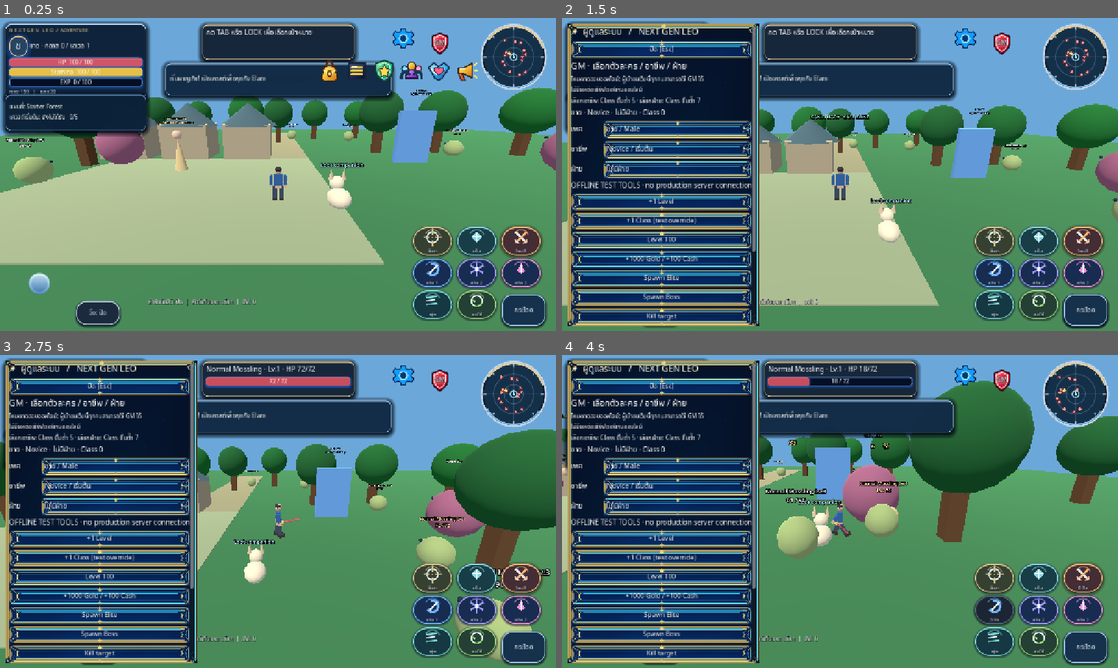
Above: before the commit, frames 1-4 (two rows, left to right).
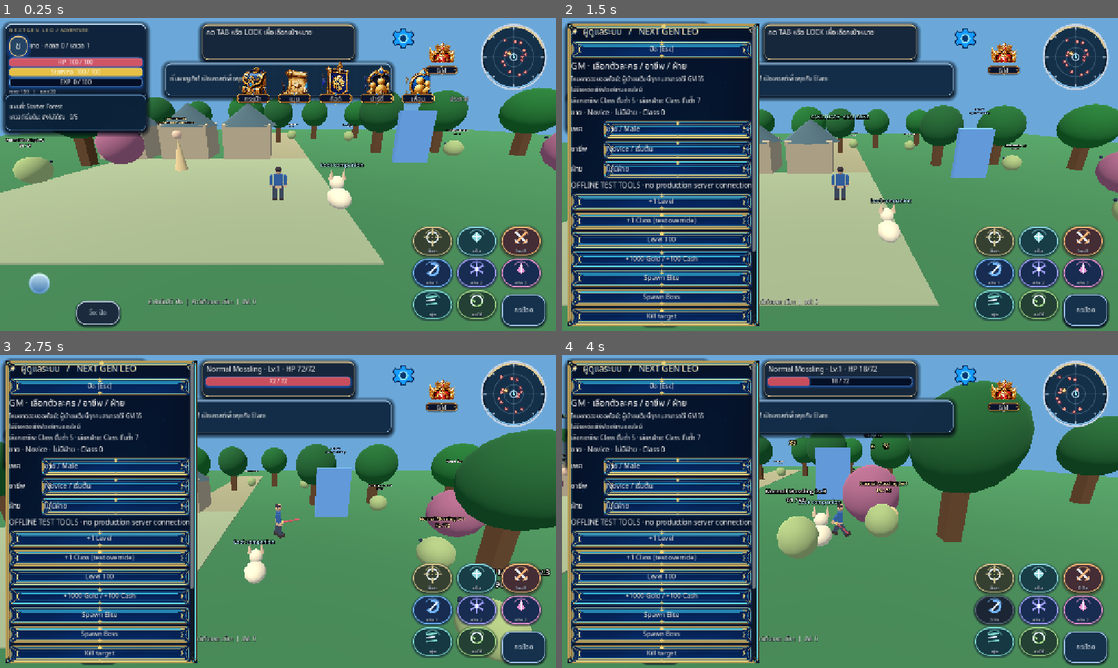
Above: after the commit, the same moments.

Repository: redfullmoon209-debug/NexTgenLeo
Game: Godot game, scene res://scenes/main.tscn
Same seed, same stepped clock (60 frames per second), same inputs: the game is played once before the commit and once after it.
Inputs (mouse positions are in pixels of both pictures, inside the frame that each line leads up to):
- Up to frame 1 (0.25 s): no input
- Up to frame 2 (1.5 s): click "GM" at 0.5 s; click "กระโดด" at 1.25 s
- Up to frame 3 (2.75 s): tap Enter at 2 s; move the mouse to (400, 495) at 2.02 s; hold D from 2.03 s (still down); tap Tab at 2.1 s; click (400, 495) at 2.17 s; tap Space at 2.27 s
- Up to frame 4 (4 s): release D at 2.75 s; drag from (728, 527) to (812, 574) at 2.77 s; move the mouse to (895, 442) at 3.52 s; hold D from 3.53 s (still down); tap 1 at 3.6 s; click (895, 442) at 3.67 s

The runs differ from the first frame. In frame 1, 3.4% of the frame differs, in the area x 42-86%, y 4-28%; in frame 2, 0.5%; in frame 3, 0.5%; in frame 4, 0.5%.

Commit message:
Render six illustrated main icons via native Godot GridContainer and localizable Label overlays; preserve GM action

Diff:
--- a/scripts/main_rich_navigation.gd
+++ b/scripts/main_rich_navigation.gd
@@ -4,6 +4,8 @@
 ## All source icons are independent SVG assets; labels stay editable Thai text.
 
 const ICON_PATH := "res://assets/ui/main_nav/icons/%s.svg"
+const PRIMARY_ICON_PATH := "res://assets/ui/main_nav/illustrated/%s.png"
+const MainNavLocale = preload("res://scripts/main_nav_locale.gd")
 const NAV_IDS := ["Bag", "Menu", "Guild", "Party", "Friends", "Notice"]
 const NAV_LABELS := {
 	"Bag": "กระเป๋า",
@@ -54,7 +56,10 @@
 
 var gameplay: Node
 var root: Control
+var nav_grid: GridContainer
 var nav_buttons: Dictionary = {}
+var nav_labels: Dictionary = {}
+var current_locale: String = "th"
 var menu_panel: PanelContainer
 var menu_header: Button
 var menu_header_icon: TextureRect
@@ -76,6 +81,13 @@
 	ui_theme.default_font = load("res://assets/fonts/NotoSansThai.ttf")
 	root.theme = ui_theme
 	add_child(root)
+	# A real GridContainer controls the primary button layout. The text is NOT baked into PNGs.
+	nav_grid = GridContainer.new()
+	nav_grid.name = "PrimaryIconGrid"
+	nav_grid.columns = 6
+	nav_grid.mouse_filter = Control.MOUSE_FILTER_IGNORE
+	root.add_child(nav_grid)
+	current_locale = str(GameState.settings.get("language", "th"))
 	for menu_id in NAV_IDS:
 		_create_main_icon(menu_id)
 	_build_gold_dropdown()
@@ -84,6 +96,7 @@
 	if is_instance_valid(gameplay) and is_instance_valid(gameplay.menu_toggle_button):
 		gameplay.menu_toggle_button.hide()
 	_restyle_gm_icon()
+	_refresh_primary_captions()
 	get_viewport().size_changed.connect(_responsive)
 	_responsive()
 
@@ -101,27 +114,47 @@
 	button.name = "Primary_" + menu_id
 	button.tooltip_text = str(NAV_LABELS[menu_id])
 	button.mouse_filter = Control.MOUSE_FILTER_STOP
+	button.size_flags_horizontal = Control.SIZE_FILL
+	button.size_flags_vertical = Control.SIZE_FILL
 	_no_backing(button)
-	root.add_child(button)
+	nav_grid.add_child(button)
+	# One independent PNG for the ornament AND its ATTACHED, BLANK nameplate.
 	var art := TextureRect.new()
-	art.name = "IndependentIconLayer"
+	art.name = "IndependentIconAndBaseLayer"
 	art.mouse_filter = Control.MOUSE_FILTER_IGNORE
-	art.texture = _icon_texture(str(NAV_ICONS[menu_id]))
+	art.texture = load(PRIMARY_ICON_PATH % str(NAV_ICONS[menu_id]))
 	art.expand_mode = TextureRect.EXPAND_IGNORE_SIZE
 	art.stretch_mode = TextureRect.STRETCH_KEEP_ASPECT_CENTERED
 	art.set_anchors_and_offsets_preset(Control.PRESET_FULL_RECT)
 	button.add_child(art)
+	# Native Thai text, NOT printed on the PNG. Replaceable at runtime for any locale.
+	var caption := Label.new()
+	caption.name = "GridCaption"
+	caption.set_anchors_and_offsets_preset(Control.PRESET_FULL_RECT)
+	caption.anchor_top = 0.77
+	caption.anchor_bottom = 0.958
+	caption.horizontal_alignment = HORIZONTAL_ALIGNMENT_CENTER
+	caption.vertical_alignment = VERTICAL_ALIGNMENT_CENTER
+	caption.mouse_filter = Control.MOUSE_FILTER_IGNORE
+	caption.add_theme_color_override("font_color", Color.WHITE)
+	caption.add_theme_color_override("font_outline_color", Color("#020711"))
+	caption.add_theme_constant_override("outline_size", 3)
+	caption.add_theme_font_size_override("font_size", 14)
+	button.add_child(caption)
 	nav_buttons[menu_id] = button
+	nav_labels[menu_id] = caption
 
 func _restyle_gm_icon() -> void:
 	if not is_instance_valid(gameplay) or not is_instance_valid(gameplay.owner_gm_button):
 		return
 	var gm_button: Button = gameplay.owner_gm_button
-	# Only the OUTSIDE GM icon changes; permission checks and inner GM panel stay intact.
+	# GM permission checks, authenticated routes and inner GM menu are unchanged.
 	_no_backing(gm_button)
+	gm_button.custom_minimum_size = Vector2(82, 102)
+	gm_button.size = Vector2(82, 102)
 	var art := TextureRect.new()
-	art.name = "GM_IndependentRedShield"
-	art.texture = _icon_texture("gm")
+	art.name = "GM_IllustrationAndBlankBase"
+	art.texture = load(PRIMARY_ICON_PATH % "gm")
 	art.mouse_filter = Control.MOUSE_FILTER_IGNORE
 	art.expand_mode = TextureRect.EXPAND_IGNORE_SIZE
 	art.stretch_mode = TextureRect.STRETCH_KEEP_ASPECT_CENTERED
@@ -129,16 +162,30 @@
 	gm_button.add_child(art)
 	var caption := Label.new()
 	caption.name = "GM_Caption"
-	caption.text = "GM"
 	caption.horizontal_alignment = HORIZONTAL_ALIGNMENT_CENTER
 	caption.vertical_alignment = VERTICAL_ALIGNMENT_CENTER
-	caption.add_theme_font_size_override("font_size", 14)
-	caption.add_theme_color_override("font_color", Color("#FFFFFF"))
-	caption.add_theme_color_override("font_outline_color", Color("#45101D"))
+	caption.anchor_left = 0.0
+	caption.anchor_right = 1.0
+	caption.anchor_top = 0.77
+	caption.anchor_bottom = 0.958
+	caption.add_theme_font_size_override("font_size", 13)
+	caption.add_theme_color_override("font_color", Color.WHITE)
+	caption.add_theme_color_override("font_outline_color", Color("#020711"))
 	caption.add_theme_constant_override("outline_size", 3)
 	caption.mouse_filter = Control.MOUSE_FILTER_IGNORE
-	caption.set_anchors_and_offsets_preset(Control.PRESET_FULL_RECT)
 	gm_button.add_child(caption)
+
+func _refresh_primary_captions() -> void:
+	for menu_id in NAV_IDS:
+		var caption: Label = nav_labels[menu_id]
+		caption.text = MainNavLocale.label_for(str(menu_id), current_locale)
+		var button: Button = nav_buttons[menu_id]
+		button.tooltip_text = caption.text
+	if is_instance_valid(gameplay) and is_instance_valid(gameplay.owner_gm_button):
+		var gm_caption: Label = gameplay.owner_gm_button.get_node_or_null("GM_Caption")
+		if is_instance_valid(gm_caption):
+			gm_caption.text = MainNavLocale.label_for("GM", current_locale)
+
 
 func _gold_button(button: Button) -> void:
 	_no_backing(button)
@@ -464,6 +511,10 @@
 func _process(_delta: float) -> void:
 	if not is_instance_valid(gameplay):
 		return
+	var requested_locale: String = str(GameState.settings.get("language", "th"))
+	if requested_locale != current_locale:
+		current_locale = requested_locale
+		_refresh_primary_captions()
 	var modal_open: bool = (is_instance_valid(gameplay.panel) and gameplay.panel.visible) or (is_instance_valid(gameplay.silver_workspace) and gameplay.silver_workspace.visible)
 	# Never cover Bag next-page buttons, item slots or modal confirmation controls.
 	# Six new icons return automatically when the modal closes; GM/Settings are untouched.
@@ -484,27 +535,36 @@
 	var wide: bool = view.x >= 1160.0 and not portrait
 	var responsive = load("res://scripts/responsive_ui.gd")
 	var bounds: Rect2 = responsive.safe_bounds(get_viewport())
-	# Godot Web's portrait canvas can be ~3x the physical phone width.
-	# Follow the existing gameplay touch scale instead of drawing 15px icons.
 	var touch_scale: float = responsive.input_scale(bounds, float(GameState.settings.get("ui_scale", 1.0))) if portrait else 1.0
 	var columns: int = 6 if wide else 3
-	var icon_size: float = (48.0 if portrait else (54.0 if wide else 50.0)) * touch_scale
+	# Preserve the high-detail icon AND its blank label plate's 256:314 aspect ratio.
+	# Mobile fonts are rendered at their native canvas size; no blurry container scaling.
+	var icon_width: float = (54.0 if portrait else (86.0 if wide else 74.0)) * touch_scale
+	var icon_height: float = icon_width * 314.0 / 256.0
 	var gap: float = (9.0 if wide else 8.0) * touch_scale
-	var right_edge: float = view.x - ((10.0 if portrait else (180.0 if wide else 175.0)) * touch_scale)
+	var right_edge: float = view.x - (180.0 if wide else (10.0 if portrait else 175.0)) * touch_scale
 	var first_y: float = (265.0 * touch_scale) if portrait else (94.0 if wide else 104.0)
 	var row_count: int = int(ceil(float(NAV_IDS.size()) / float(columns)))
-	var total_width: float = float(columns) * icon_size + float(columns - 1) * gap
+	var total_width: float = float(columns) * icon_width + float(columns - 1) * gap
+	var total_height: float = float(row_count) * icon_height + float(row_count - 1) * gap
 	var left_x: float = maxf(8.0 * touch_scale, right_edge - total_width)
-	for i in range(NAV_IDS.size()):
-		var button: Button = nav_buttons[NAV_IDS[i]]
-		button.position = Vector2(left_x + float(i % columns) * (icon_size + gap), first_y + float(i / columns) * (icon_size + gap))
-		button.size = Vector2.ONE * icon_size
+	nav_grid.columns = columns
+	nav_grid.add_theme_constant_override("h_separation", roundi(gap))
+	nav_grid.add_theme_constant_override("v_separation", roundi(gap))
+	nav_grid.position = Vector2(left_x, first_y)
+	nav_grid.size = Vector2(total_width, total_height)
+	for menu_id in NAV_IDS:
+		var button: Button = nav_buttons[menu_id]
+		button.custom_minimum_size = Vector2(icon_width, icon_height)
+		button.size = Vector2(icon_width, icon_height)
+		var caption: Label = nav_labels[menu_id]
+		caption.add_theme_font_size_override("font_size", roundi(14.0 * touch_scale))
+		caption.add_theme_constant_override("outline_size", maxi(2, roundi(3.0 * touch_scale)))
+	nav_grid.queue_sort()
 	if not current_menu.is_empty():
-		var menu_y: float = first_y + float(row_count) * (icon_size + gap) + 2.0 * touch_scale
+		var menu_y: float = first_y + total_height + 5.0 * touch_scale
 		var item_count: int = row_buttons.size()
 		var needed_height: float = 66.0 + 6.0 + 2.0 * 9.0 + float(item_count) * 55.0 + float(maxi(0, item_count - 1)) * 3.0 + (45.0 if current_menu not in ["Bag", "Menu"] else 0.0)
-		# Keep the menu's CanvasItem scale at 1.0. Grow native typography,
-		# SVG icons and frame geometry rather than magnifying raster text.
 		_scale_menu_contents(touch_scale)
 		var menu_width: float = minf(548.0 * touch_scale, view.x - 20.0 * touch_scale)
 		var max_height: float = maxf(140.0 * touch_scale, view.y - menu_y - 10.0 * touch_scale)
@@ -514,17 +574,23 @@
 		menu_panel.position = Vector2(clampf(desired_left, min_left, max_left), menu_y)
 		menu_panel.size = Vector2(menu_width, minf(needed_height * touch_scale, max_height))
 	_update_web_diagnostics()
+	call_deferred("_update_web_diagnostics")
 
 func _update_web_diagnostics() -> void:
 	if not OS.has_feature("web"):
 		return
 	var rectangles: Dictionary = {}
+	var caption_texts: Dictionary = {}
 	for menu_id in NAV_IDS:
 		var rect: Rect2 = (nav_buttons[menu_id] as Button).get_global_rect()
 		rectangles[menu_id] = [rect.position.x, rect.position.y, rect.size.x, rect.size.y]
+		caption_texts[menu_id] = (nav_labels[menu_id] as Label).text
 	var area: Rect2 = menu_panel.get_global_rect()
 	var data := {
 		"buttons": rectangles,
+		"caption_texts": caption_texts,
+		"locale": current_locale,
+		"native_grid": nav_grid is GridContainer,
 		"open": not current_menu.is_empty(),
 		"menu": current_menu,
 		"rows": row_buttons.size(),
